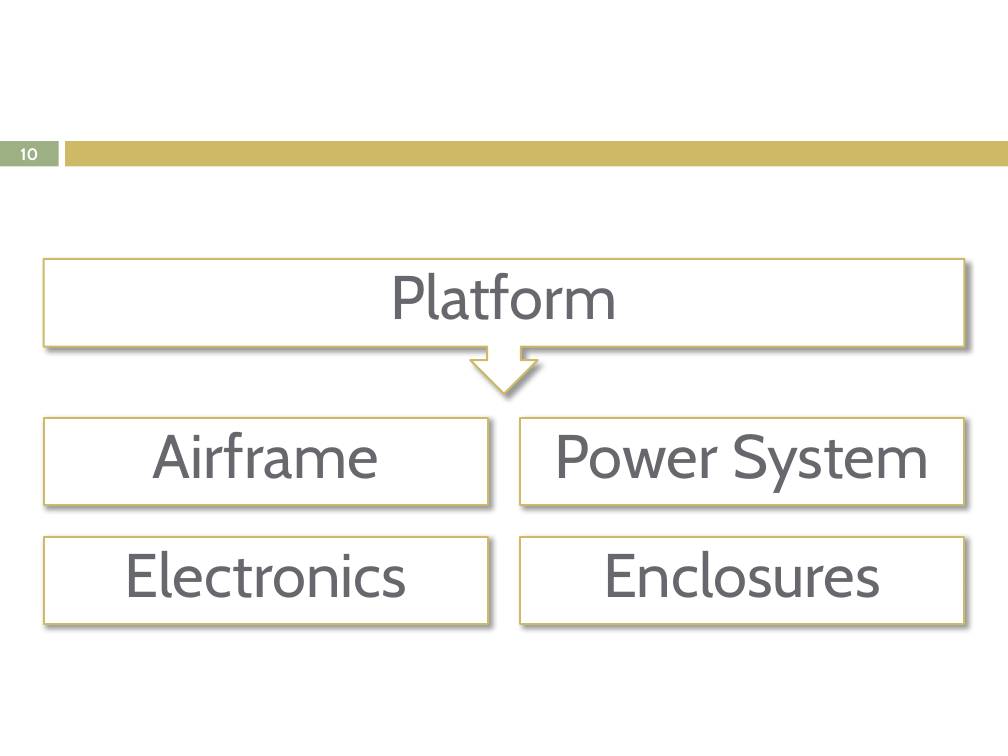
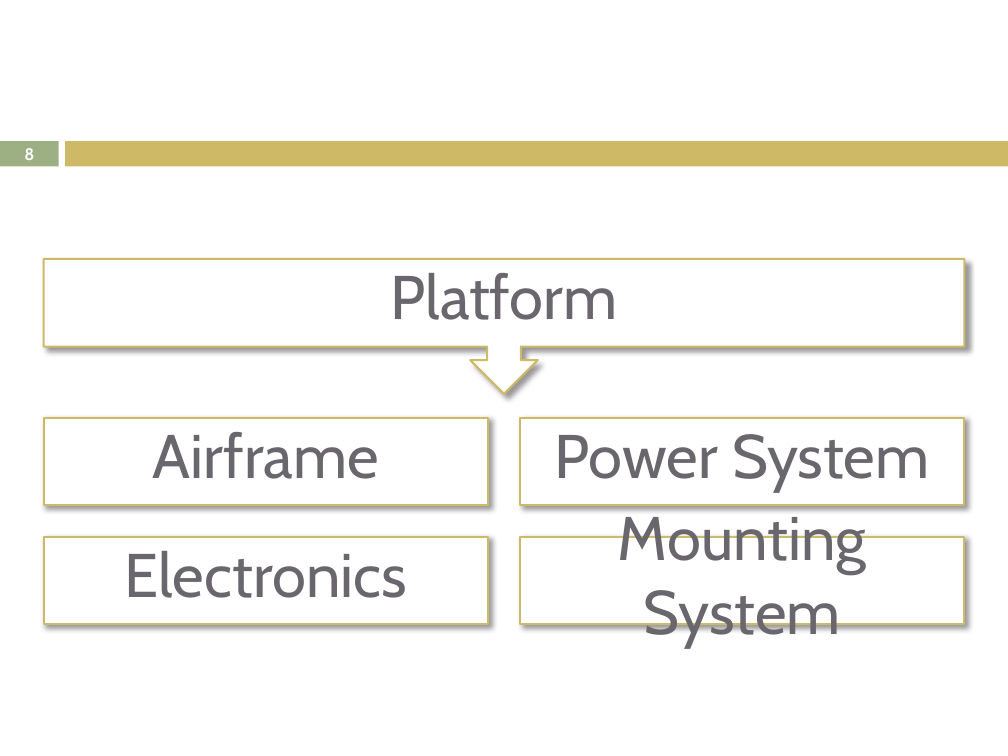
Before and after one commit to lijian8/ahns10, a slide deck: slide 8 of docproject/official_ahns/presentations/mick_semester2.pptx (slide 10 before the commit). Drawn at 1008x756 pixels with LibreOffice and Linux fonts; fonts in the diff are those of the drawing. Boxes give left, top, right and bottom in pixels: in the first picture for what was removed or moved away, otherwise in the second. Text is boxed around its words. In the diff, an @@ line names an element or a change of style, - is before the commit and + after.

```diff
--- a/docproject/official_ahns/presentations/mick_semester2.pptx
+++ b/docproject/official_ahns/presentations/mick_semester2.pptx
@@ page number at box(24, 148, 34, 160): text changed @@
-10
+8
@@ text at box(618, 508, 866, 648): text changed @@
-Enclosures
+Mounting System
```
Also in this commit, not shown: 5 other slides changed, 1 slide added, 5 slides removed, 1 other file.
